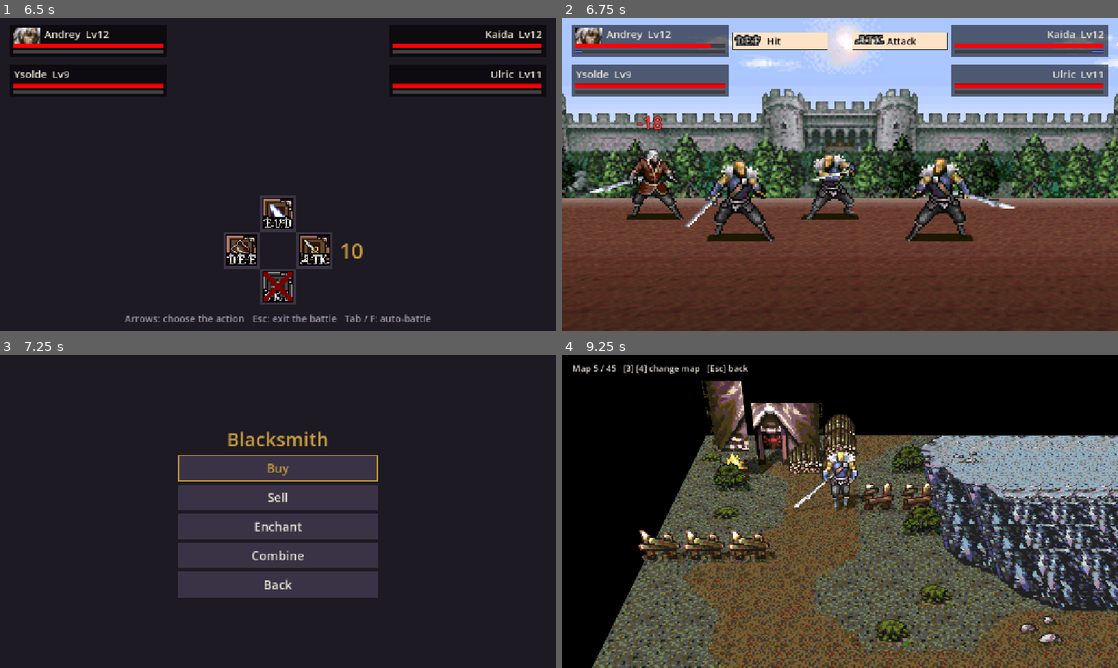
Above: before the commit, frames 1-4 (two rows, left to right).
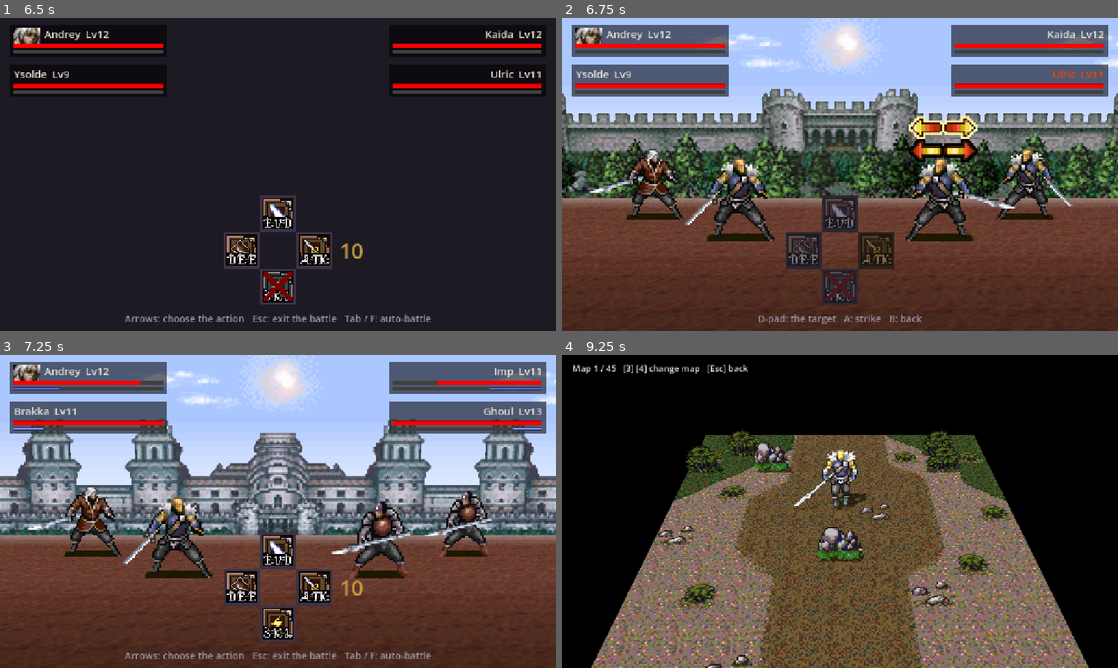
Above: after the commit, the same moments.

Repository: sapega89/Path-Of-A-Warrior
Game: Godot game, scene res://tools/shots.tscn
Two runs of this game, one before a commit and one after it. Both use one fixed random seed, a clock stepped at 60 frames per second and the inputs below. This scene is started directly instead of the project's main scene.
Inputs (mouse positions are in pixels of both pictures, inside the frame that each line leads up to):
- Up to frame 1 (6.5 s): tap Enter (ui_accept) at 0.5, 0.77, 5.27 s; move the mouse to (400, 158) at 0.52 s; hold D (move_right) 0.53-1.25 s; hold J (attack) 0.53-1.25 s; click (400, 158) at 0.67 s; tap Tab (auto) at 0.8, 3.05 s; drag from (166, 190) to (250, 237) at 1.27 s; click "A" at 2 s; move the mouse to (333, 105) at 2.77 s; hold D (move_right) 2.78-3.5 s; hold J (attack) 2.78-3.5 s; click (333, 105) at 2.92 s; click "OK" at 3.5 s; drag from (250, 237) to (111, 127) at 4.27 s; move the mouse to (444, 221) at 5.02 s; hold A (move_left) 5.03-5.75 s; hold Tab (auto) 5.03-5.75 s; tap Z (belt_1) at 5.1 s; click (444, 221) at 5.17 s; tap 3 (skill_3) at 5.65 s; click "Controls" at 5.75 s
- Up to frame 2 (6.75 s): click (840, 212) at 6.5 s
- Up to frame 3 (7.25 s): no input
- Up to frame 4 (9.25 s): click (801, 586) at 7.27 s; click (840, 561) at 8 s, where only the run after the commit has a clickable "Sword"; drag from (673, 464) to (756, 433) at 8.77 s

Frame 1 is identical in both runs. In frame 2, 9.5% of the frame differs, in the area x 2-98%, y 4-98%; in frame 3, 98%, in the area x 0-100%, y 0-100%; in frame 4, 57%.

Commit message:
Godot: key hints name the device last used, as pyport
InputSetup keeps the device of the last press (keys, pad, or touch on a phone; the mouse changes nothing) and hint(key) picks the string for it. The online battle's hint line, the map viewer's top line and the No connection screen name Enter / Esc after the keyboard and A / B (D-pad, LB / RB, R3) after the pad; on a phone the No connection screen keeps OK / Back. Tests for the device, the hints and the three screens; shots 12g_battle_2v2_target_pad and map_40_pad.

Co-Authored-By: Claude Opus 5.5 <noreply@anthropic.com>
Claude-Session: https://claude.ai/code/session_01Pra1erWg8UTqtk76LxS6ea

Diff:
--- a/godot/client/i18n/strings.json
+++ b/godot/client/i18n/strings.json
@@ -47,6 +47,10 @@
     "en": "Map %d / %d   [3] [4] change map   [Esc] back",
     "uk": "Карта %d / %d   [3] [4] інша карта   [Esc] назад"
   },
+  "viewer.info_pad": {
+    "en": "Map %d / %d   [LB] [RB] change map   [B] back",
+    "uk": "Карта %d / %d   [LB] [RB] інша карта   [B] назад"
+  },
   "menu.maps": {
     "en": "Maps",
     "uk": "Карти"
@@ -567,6 +571,14 @@
     "en": "OK: try again",
     "uk": "OK: ще раз"
   },
+  "offline.try_again_keys": {
+    "en": "Enter: try again",
+    "uk": "Enter: ще раз"
+  },
+  "offline.try_again_pad": {
+    "en": "A: try again",
+    "uk": "A: ще раз"
+  },
   "offline.refused": {
     "en": "Login refused",
     "uk": "Сервер не прийняв вхід"
@@ -575,6 +587,14 @@
     "en": "Back: other account",
     "uk": "Назад: інший акаунт"
   },
+  "offline.other_account_keys": {
+    "en": "Esc: other account",
+    "uk": "Esc: інший акаунт"
+  },
+  "offline.other_account_pad": {
+    "en": "B: other account",
+    "uk": "B: інший акаунт"
+  },
   "offline.connecting": {
     "en": "Connecting...",
     "uk": "З'єднання..."
@@ -1231,17 +1251,33 @@
     "en": "Arrows: choose the action   Esc: exit the battle   Tab / F: auto-battle",
     "uk": "Стрілки: дія   Esc: вийти з бою   Tab / F: автобій"
   },
+  "online.battle_hint_choose_pad": {
+    "en": "D-pad: choose the action   B: exit the battle   R3: auto-battle",
+    "uk": "Хрестовина: дія   B: вийти з бою   R3: автобій"
+  },
   "online.battle_hint_skills": {
     "en": "Up / Down: a skill   Enter: use it   Esc: back",
     "uk": "Вгору / вниз: вміння   Enter: застосувати   Esc: назад"
   },
+  "online.battle_hint_skills_pad": {
+    "en": "Up / Down: a skill   A: use it   B: back",
+    "uk": "Вгору / вниз: вміння   A: застосувати   B: назад"
+  },
   "online.battle_hint_target": {
     "en": "Arrows: the target   Enter: strike   Esc: back",
     "uk": "Стрілки: ціль   Enter: удар   Esc: назад"
   },
+  "online.battle_hint_target_pad": {
+    "en": "D-pad: the target   A: strike   B: back",
+    "uk": "Хрестовина: ціль   A: удар   B: назад"
+  },
   "online.battle_hint_bar": {
     "en": "Enter / Space: stop the bar at the mark",
     "uk": "Enter / пробіл: зупини смугу на позначці"
+  },
+  "online.battle_hint_bar_pad": {
+    "en": "A: stop the bar at the mark",
+    "uk": "A: зупини смугу на позначці"
   },
   "online.battle_hit": {
     "en": "Hit",
--- a/godot/client/scripts/core/input_setup.gd
+++ b/godot/client/scripts/core/input_setup.gd
@@ -7,6 +7,10 @@
 ## As in pyport: 1-5 (or U I O P K) the five skills, Z X C V B the five belt slots, * and #
 ## (the numeric keypad, RT and L3 of a pad) the two potion keys; the pad's right stick
 ## up / right / down / left uses the belt slots Z X C V. Tab, F or R3: auto-hunt on / off.
+##
+## Key hints, as pyport's: `device` is what the last key came from ("keys", "pad"; "touch" on a
+## phone or after a touch; the mouse changes nothing), and hint(key) is the text `key` + "_" +
+## device when the strings have one (Enter / Esc after the keyboard, A / B after the pad).
 
 const KEYS := {
 	"move_left": [KEY_A, KEY_LEFT],
@@ -57,10 +61,45 @@
 	"belt_4": [JOY_AXIS_RIGHT_X, -1.0],
 }
 const DEADZONE := 0.3
+## A stick or trigger moved this far counts as the pad being used.
+const PAD_MOTION := 0.5
+
+signal device_changed(device: String)
+
+var device := "touch" if OS.has_feature("mobile") else "keys"
 
 
 func _ready() -> void:
 	register()
+
+
+func _input(event: InputEvent) -> void:
+	var from := device_of(event)
+	if not from.is_empty() and from != device:
+		device = from
+		device_changed.emit(device)
+
+
+## "keys", "pad" or "touch" for a press, "" for anything else (the mouse, a release, a stick
+## at rest).
+static func device_of(event: InputEvent) -> String:
+	if event is InputEventKey:
+		return "keys" if event.pressed and not event.echo else ""
+	if event is InputEventJoypadButton:
+		return "pad" if event.pressed else ""
+	if event is InputEventJoypadMotion:
+		return "pad" if absf(event.axis_value) >= PAD_MOTION else ""
+	if event is InputEventScreenTouch:
+		return "touch" if event.pressed else ""
+	return ""
+
+
+## The text of `key` for the device in use: `key`_pad, `key`_keys or `key`_touch when the
+## strings have it, `key` itself otherwise.
+func hint(key: String) -> String:
+	var own := key + "_" + device
+	var text := tr(own)
+	return tr(key) if text == own else text
 
 
 static func actions() -> Array:
--- a/godot/client/scripts/screens/map_viewer.gd
+++ b/godot/client/scripts/screens/map_viewer.gd
@@ -1,6 +1,7 @@
 extends Control
 ## Walks the hero around the original maps in 3D. skill_3 / skill_4 (keys 3 / 4,
-## gamepad LB / RB) switch to the previous / next map. Grows into the real map
+## gamepad LB / RB) switch to the previous / next map; the line at the top names the keys of
+## the device in use. Grows into the real map
 ## screen when the map logic (rooms, exits, enemies) is ported.
 
 const UiTheme := preload("res://scripts/ui/ui_theme.gd")
@@ -52,6 +53,7 @@
 	info.position = Vector2(24, 16)
 	info.add_theme_font_size_override("font_size", 20)
 	add_child(info)
+	InputSetup.device_changed.connect(show_info)
 
 	touch = TouchControls.new()
 	touch.name = "Touch"
@@ -70,8 +72,13 @@
 	hero.global_position = MapBuilder.cell_to_world(builder.start_cell(0)) + Vector3(0, 0.05, 0)
 	hero.velocity = Vector3.ZERO
 	camera.snap()
-	info.text = tr("viewer.info") % [map_number, map_total]
+	show_info()
 	return true
+
+
+## "Map n / N" and the keys that change it, named for the device in use.
+func show_info(_device := "") -> void:
+	info.text = InputSetup.hint("viewer.info") % [map_number, map_total]
 
 
 func _unhandled_input(event: InputEvent) -> void:
--- a/godot/client/scripts/screens/offline_screen.gd
+++ b/godot/client/scripts/screens/offline_screen.gd
@@ -3,6 +3,8 @@
 ## menu while the server is not there, or refused the stored login. OK (or a click) tries
 ## again, and so does the screen itself every AUTO_RETRY_MS; on a refused login BACK forgets
 ## the stored account (the game asks for one again). Once online, the main menu comes back.
+## OK and BACK are named for the device just used, as pyport's: Enter / Esc, A / B, or OK / Back
+## on a phone.
 
 const UiTheme := preload("res://scripts/ui/ui_theme.gd")
 const AUTO_RETRY_MS := 10000
@@ -21,16 +23,23 @@
 	col.add_child(text)
 	shown_at = Time.get_ticks_msec()
 	refresh()
+	InputSetup.device_changed.connect(_on_device)
 
 
 func lines() -> String:
 	if Cloud.refused():
-		return "%s\n\n%s\n%s" % [tr("offline.refused"), tr("offline.try_again"), tr("offline.other_account")]
-	return "%s\n\n%s\n\n%s" % [tr("offline.no_connection"), tr("offline.only_online"), tr("offline.try_again")]
+		return "%s\n\n%s\n%s" % [tr("offline.refused"), InputSetup.hint("offline.try_again"), InputSetup.hint("offline.other_account")]
+	return "%s\n\n%s\n\n%s" % [tr("offline.no_connection"), tr("offline.only_online"), InputSetup.hint("offline.try_again")]
 
 
 func refresh() -> void:
 	text.text = lines()
+
+
+## The keys are named for the device just used (Enter / Esc or A / B).
+func _on_device(_device: String) -> void:
+	if text.text != tr("offline.connecting"):
+		refresh()
 
 
 func try_again() -> void:
--- a/godot/client/scripts/screens/online_battle_screen.gd
+++ b/godot/client/scripts/screens/online_battle_screen.gd
@@ -5,7 +5,8 @@
 ## shows it and passes the keys: arrows choose (Right Attack, Left Defend, Up Evade, Down a
 ## skill), Enter / Space confirms and stops the timing bar, Esc asks to leave the battle, Tab,
 ## F or R3 (the "auto" action, as auto-hunt on the map) turn auto-battle on and off. The pad's
-## buttons, the skills and the bar take the mouse too.
+## buttons, the skills and the bar take the mouse too. The hint at the bottom names the keys of
+## the device just used (InputSetup.hint: the keyboard's or the pad's).
 ## What the battle earned goes to the hero as soon as the result comes: gold, fame, exp (a
 ## level maybe), the loot into the backpack (a potion onto the belt).
 ## Router.params: online (the client, tests), profile_path (tests); the battle is the
@@ -685,13 +686,13 @@
 	var auto := "   " + tr("online.battle_auto_on") if battle.auto_battle else ""
 	match battle.state:
 		OnlineBattle.CHOOSE:
-			return ("" if battle.exit_prompt else tr("online.battle_hint_choose")) + auto
+			return ("" if battle.exit_prompt else InputSetup.hint("online.battle_hint_choose")) + auto
 		OnlineBattle.SKILLS:
-			return tr("online.battle_hint_skills") + auto
+			return InputSetup.hint("online.battle_hint_skills") + auto
 		OnlineBattle.TARGET:
-			return tr("online.battle_hint_target") + auto
+			return InputSetup.hint("online.battle_hint_target") + auto
 		OnlineBattle.BAR:
-			return tr("online.battle_hint_bar") + auto
+			return InputSetup.hint("online.battle_hint_bar") + auto
 	return auto.strip_edges()
 
 
--- a/godot/client/tests/test_input.gd
+++ b/godot/client/tests/test_input.gd
@@ -1,6 +1,8 @@
 extends "res://tests/test_case.gd"
 
 const InputSetupScript := preload("res://scripts/core/input_setup.gd")
+const Offline := preload("res://scripts/screens/offline_screen.gd")
+const MapViewer := preload("res://scripts/screens/map_viewer.gd")
 
 
 func test_actions_have_keys_and_pad() -> void:
@@ -18,3 +20,88 @@
 		eq(keys, InputSetupScript.KEYS[action].size(), "%s keys" % action)
 		if action != "belt_5":  # the fifth belt slot only by key (or put on * / #)
 			check(pad >= 1, "%s has no gamepad binding" % action)
+
+
+func _key_press(code: Key) -> InputEventKey:
+	var ev := InputEventKey.new()
+	ev.physical_keycode = code
+	ev.pressed = true
+	return ev
+
+
+func _pad_press(button: JoyButton) -> InputEventJoypadButton:
+	var ev := InputEventJoypadButton.new()
+	ev.button_index = button
+	ev.pressed = true
+	return ev
+
+
+func test_device_of_a_press() -> void:
+	eq(InputSetupScript.device_of(_key_press(KEY_ENTER)), "keys", "a key")
+	var echo := _key_press(KEY_ENTER)
+	echo.echo = true
+	eq(InputSetupScript.device_of(echo), "", "a held key's repeat changes nothing")
+	eq(InputSetupScript.device_of(InputEventKey.new()), "", "nor a release")
+	eq(InputSetupScript.device_of(_pad_press(JOY_BUTTON_A)), "pad", "a pad button")
+	var stick := InputEventJoypadMotion.new()
+	stick.axis = JOY_AXIS_LEFT_X
+	stick.axis_value = 0.2
+	eq(InputSetupScript.device_of(stick), "", "a stick near rest")
+	stick.axis_value = -0.8
+	eq(InputSetupScript.device_of(stick), "pad", "a stick pushed")
+	var click := InputEventMouseButton.new()
+	click.button_index = MOUSE_BUTTON_LEFT
+	click.pressed = true
+	eq(InputSetupScript.device_of(click), "", "the mouse changes nothing")
+	var touch := InputEventScreenTouch.new()
+	touch.pressed = true
+	eq(InputSetupScript.device_of(touch), "touch", "a touch")
+
+
+func test_hints_name_the_device_last_used() -> void:
+	var was: String = InputSetup.device
+	InputSetup.device = "keys"
+	var seen := []
+	var on_change := func(d: String) -> void: seen.append(d)
+	InputSetup.device_changed.connect(on_change)
+	eq(InputSetup.hint("online.battle_hint_bar"), "Enter / Space: stop the bar at the mark", "keys")
+	eq(InputSetup.hint("offline.try_again"), "Enter: try again", "keys: Enter")
+	InputSetup._input(_pad_press(JOY_BUTTON_A))
+	eq(InputSetup.device, "pad", "a pad button")
+	eq(InputSetup.hint("online.battle_hint_bar"), "A: stop the bar at the mark", "pad")
+	eq(InputSetup.hint("offline.other_account"), "B: other account", "pad: B")
+	var click := InputEventMouseButton.new()
+	click.button_index = MOUSE_BUTTON_LEFT
+	click.pressed = true
+	InputSetup._input(click)
+	eq(InputSetup.device, "pad", "a click changes nothing")
+	InputSetup._input(_key_press(KEY_ESCAPE))
+	eq(InputSetup.device, "keys", "a key")
+	var touch := InputEventScreenTouch.new()
+	touch.pressed = true
+	InputSetup._input(touch)
+	eq(InputSetup.hint("offline.try_again"), "OK: try again", "touch: OK, as before")
+	eq(InputSetup.hint("viewer.info"), tr("viewer.info"), "no touch text: the keyboard's")
+	eq(seen, ["pad", "keys", "touch"], "device_changed, once for each change")
+	InputSetup.device_changed.disconnect(on_change)
+	InputSetup.device = was
+
+
+func test_offline_screen_and_map_viewer_follow_the_device() -> void:
+	var was: String = InputSetup.device
+	InputSetup.device = "keys"
+	var offline: Control = Offline.new()
+	root.add_child(offline)
+	check(offline.text.text.ends_with("Enter: try again"), "the keyboard's OK")
+	var viewer: Control = MapViewer.new()
+	root.add_child(viewer)
+	eq(viewer.info.text, "Map 1 / %d   [3] [4] change map   [Esc] back" % viewer.map_total, "keys")
+	InputSetup._input(_pad_press(JOY_BUTTON_B))
+	check(offline.text.text.ends_with("A: try again"), "the pad's OK")
+	eq(viewer.info.text, "Map 1 / %d   [LB] [RB] change map   [B] back" % viewer.map_total, "pad")
+	offline.try_again()
+	InputSetup._input(_key_press(KEY_ENTER))
+	eq(offline.text.text, tr("offline.connecting"), "Connecting... stays")
+	offline.free()
+	viewer.free()
+	InputSetup.device = was
--- a/godot/client/tests/test_online_battle_client.gd
+++ b/godot/client/tests/test_online_battle_client.gd
@@ -262,3 +262,34 @@
 	screen.free()
 	Router.params = old
 	ServerTests._rm(d)
+
+
+func test_battle_hints_name_the_pad_after_the_pad() -> void:
+	var d := _dir()
+	var net = ClientTests.Net.new(d)
+	net.o.match_wait = 0
+	var c: RefCounted = net.client("ANDREY", OnlineTests.HERO)
+	c.enter(func(_e): pass)
+	c.find_battle(0, func(_e): pass)
+	var old: Dictionary = Router.params
+	Router.params = {"online": c, "profile_path": d.path_join("hero.json")}
+	var screen: Control = BattleScreen.new()
+	root.add_child(screen)
+	var was: String = InputSetup.device
+	var states := {OnlineBattle.CHOOSE: "choose", OnlineBattle.SKILLS: "skills",
+		OnlineBattle.TARGET: "target", OnlineBattle.BAR: "bar"}
+	c.battle.auto_battle = false
+	c.battle.exit_prompt = false
+	for device in ["keys", "pad"]:
+		InputSetup.device = device
+		for st in states:
+			c.battle.state = st
+			var key: String = "online.battle_hint_" + states[st]
+			eq(screen.hint_text(), tr(key + ("_pad" if device == "pad" else "")), "%s: %s" % [device, key])
+	c.battle.state = OnlineBattle.BAR
+	InputSetup.device = "pad"
+	eq(screen.hint_text(), "A: stop the bar at the mark", "the pad's A")
+	InputSetup.device = was
+	screen.free()
+	Router.params = old
+	ServerTests._rm(d)
--- a/godot/client/tools/shots.gd
+++ b/godot/client/tools/shots.gd
@@ -430,6 +430,10 @@
 		viewer.hero.step(Vector2.RIGHT, 1.0 / 60.0)
 		await get_tree().physics_frame
 	await _shot(out, "map_%02d_walk" % MAPS.back())
+	InputSetup.device = "pad"  # the top line names LB / RB and B
+	viewer.show_info()
+	await _shot(out, "map_%02d_pad" % MAPS.back())
+	InputSetup.device = "keys"
 	# The campaign: the mission list and the first mission, walking down into the next room.
 	# The lords to fight for from chapter 5: Assassin and Brotherhood are not open yet.
 	var walker: RefCounted = load("res://scripts/core/profile.gd").new()
@@ -655,6 +659,11 @@
 		return b.state == OnlineBattle.TARGET and b.state_ticks >= 4 and b.state_ticks % 2 == 0)
 	screen.press("down")
 	await _shot(out, "12g_battle_2v2_target")
+	InputSetup.device = "pad"  # the hint names the pad's buttons after a pad button
+	screen._refresh()
+	await _shot(out, "12g_battle_2v2_target_pad")
+	InputSetup.device = "keys"
+	screen._refresh()
 	await _battle_until(screen, _blow_shown)
 	await _shot(out, "12h_battle_2v2_blow")
 	await _battle_leave(screen)
